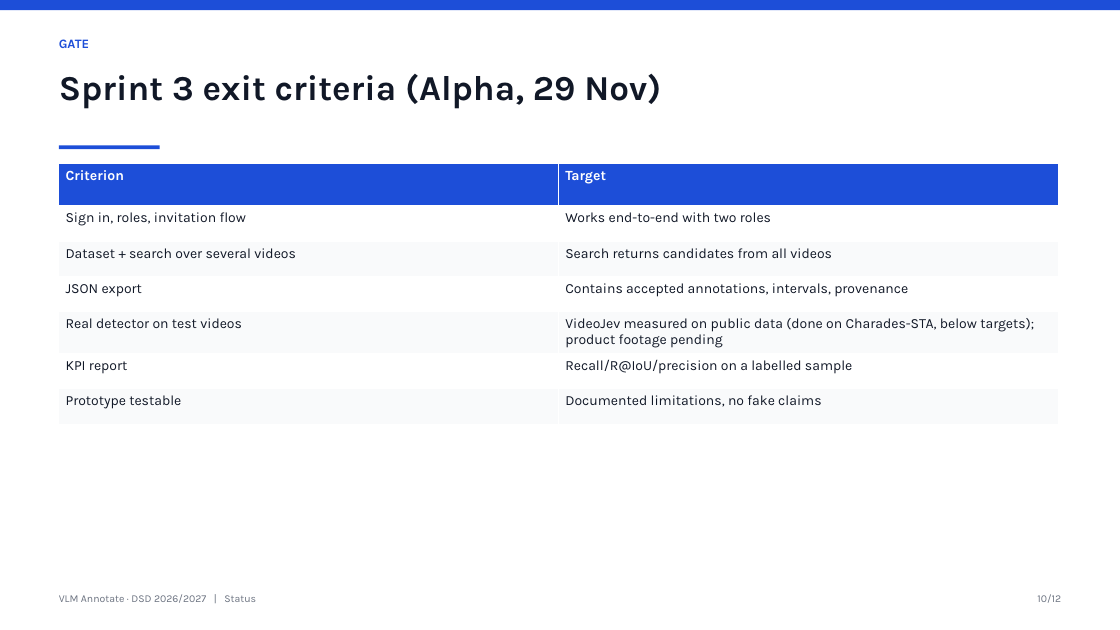
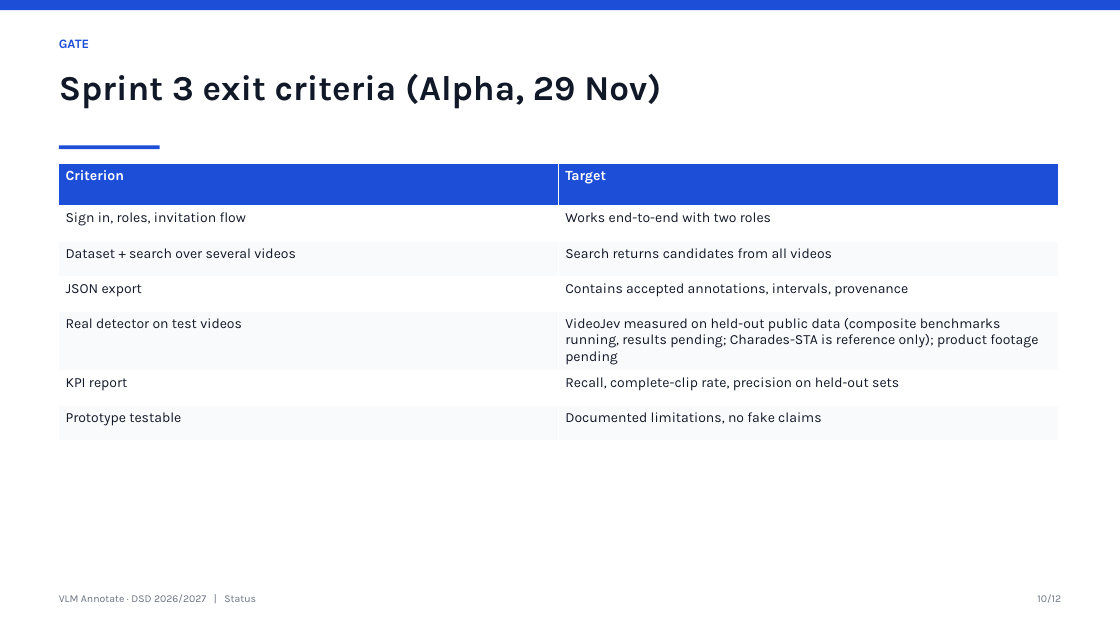
Before and after one commit to aslsumen/DSD---VLM-Annotate, a slide deck: slide 10 of presentations/03-status.pptx. Drawn at 1120x630 pixels with LibreOffice and Linux fonts; fonts in the diff are those of the drawing. Boxes give left, top, right and bottom in pixels: in the first picture for what was removed or moved away, otherwise in the second. Text is boxed around its words. In the diff, an @@ line names an element or a change of style, - is before the commit and + after.

Commit message:
eval: restore held-out YouCook2/BDD-X composite benchmarks as main KPIs; Charades-STA reference only; drop R@IoU0.5 target
- scripts/composite_bench.py: prep/score for youcook2_a, youcook2_b, bddx composites (absent prompts, per-prompt hits, verify effect)
- Charades-STA is VideoJev training data: relabelled as in-domain reference across docs
- KPIs: recall (IoU>=0.3) and complete-clip rate keep targets; R@IoU/mIoU diagnostic only; absent-prompt false candidates reported
- min_event_score 0.5 marked provisional pending held-out re-check
- R-27, PB-70, S3-17 added; status deck regenerated

```diff
--- a/presentations/03-status.pptx
+++ b/presentations/03-status.pptx
@@ table at (x1=59, y1=164, x2=1059, y2=430) @@
-row 5, column 2: VideoJev measured on public data (done on Charades-STA, below targets); product footage pending
+row 5, column 2: VideoJev measured on held-out public data (composite benchmarks running, results pending; Charades-STA is reference only); product footage pending
-row 6, column 2: Recall/R@IoU/precision on a labelled sample
+row 6, column 2: Recall, complete-clip rate, precision on held-out sets
```
Also in this commit, not shown: 2 other slides changed, 27 other files.
